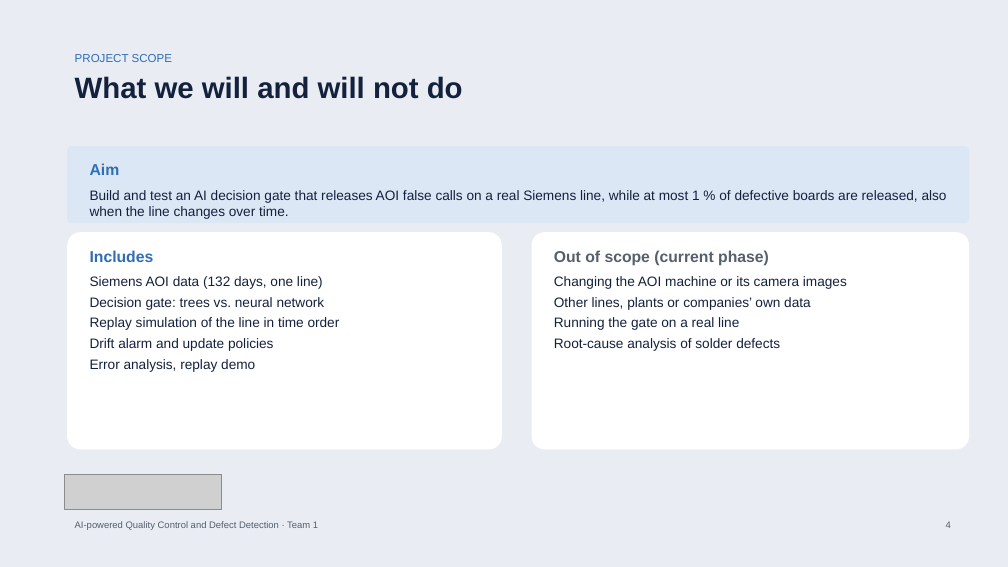
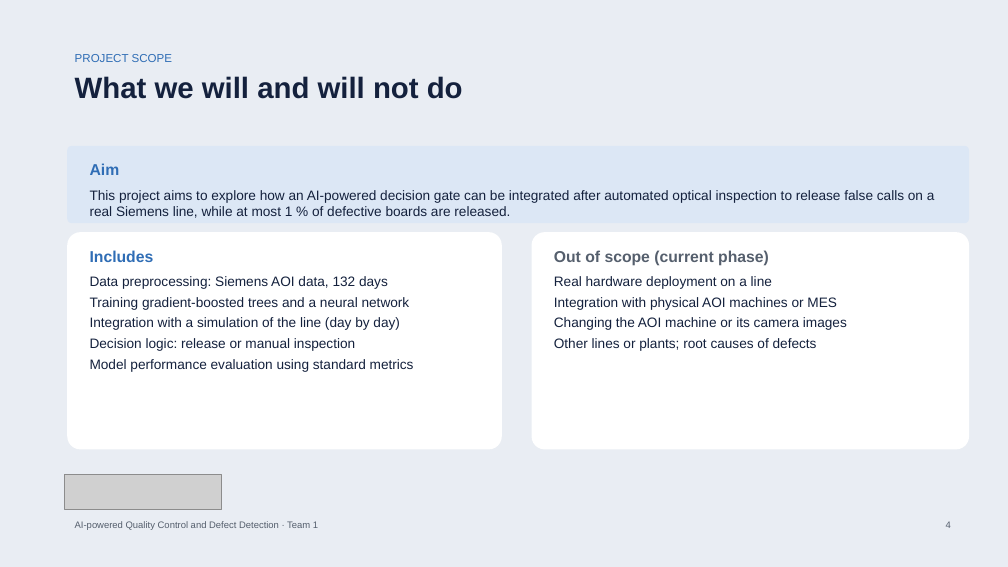
Before and after one commit to bodhi584/aoi-decision-gate, a slide deck: slide 4 of docs/slides_revised_topic.pptx. Drawn at 1008x567 pixels with LibreOffice and Linux fonts; fonts in the diff are those of the drawing; grey boxes stand for pictures. Boxes give left, top, right and bottom in pixels: in the first picture for what was removed or moved away, otherwise in the second. Text is boxed around its words. In the diff, an @@ line names an element or a change of style, - is before the commit and + after.

```diff
--- a/docs/slides_revised_topic.pptx
+++ b/docs/slides_revised_topic.pptx
@@ text at (90, 190, 935, 218): text changed @@
-Build and test an AI decision gate that releases AOI false calls on a real Siemens line, while at most 1 % of defective boards are released, also when the line changes over time.
+This project aims to explore how an AI-powered decision gate can be integrated after automated optical inspection to release false calls on a real Siemens line, while at most 1 % of defective boards are released.
@@ text at (90, 276, 414, 372): text changed @@
-Siemens AOI data (132 days, one line)
-Decision gate: trees vs. neural network
-Replay simulation of the line in time order
-Drift alarm and update policies
-Error analysis, replay demo
+Data preprocessing: Siemens AOI data, 132 days
+Training gradient-boosted trees and a neural network
+Integration with a simulation of the line (day by day)
+Decision logic: release or manual inspection
+Model performance evaluation using standard metrics
@@ text at (554, 276, 837, 310): paragraphs added @@
+Real hardware deployment on a line
+Integration with physical AOI machines or MES
@@ text at (554, 338, 817, 351): text changed @@
-Other lines, plants or companies’ own data
-Running the gate on a real line
-Root-cause analysis of solder defects
+Other lines or plants; root causes of defects
```
Also in this commit, not shown: 5 other slides changed, 4 other files.
